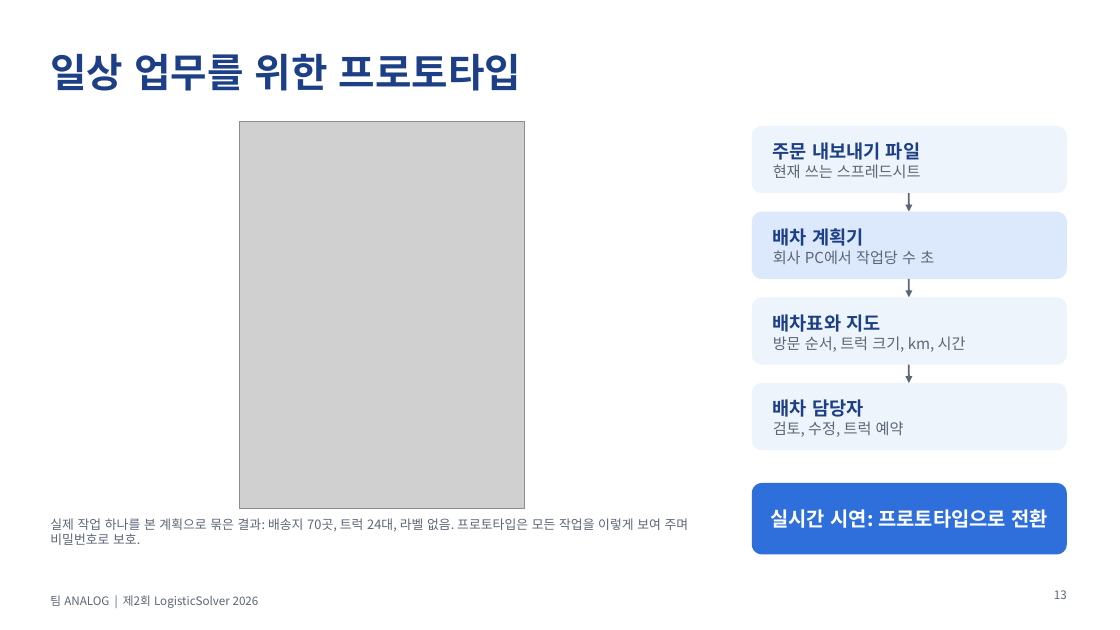
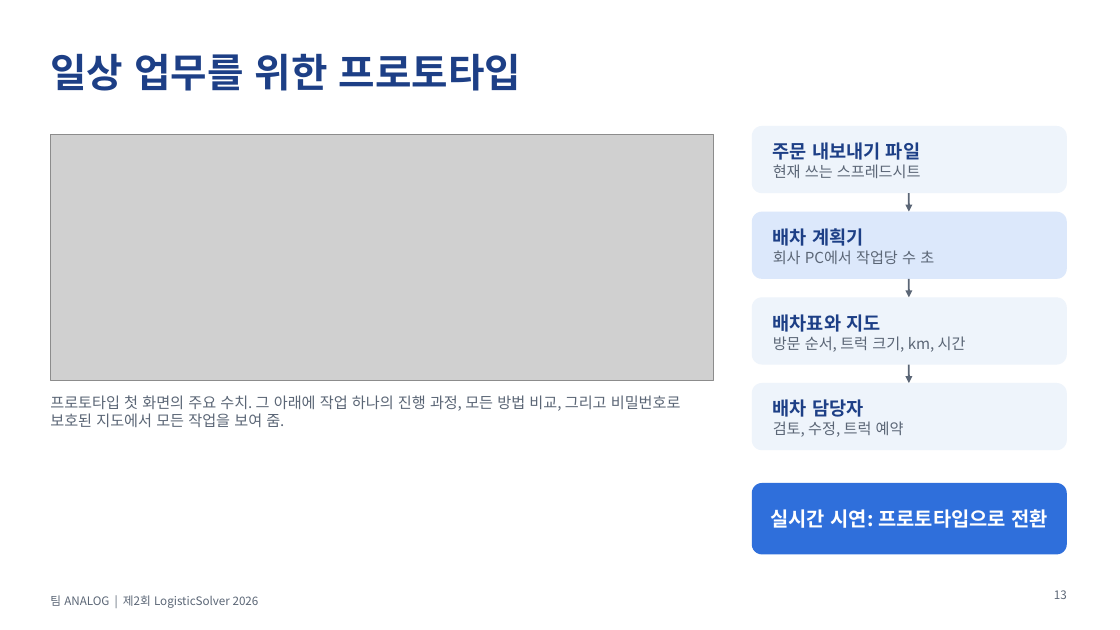
Before and after one commit to lexus-x/logistics, a slide deck: slide 13 of competition/build/ANALOG_LogisticSolver2026_Slides_KO.pptx. Drawn at 1120x630 pixels with LibreOffice and Linux fonts; fonts in the diff are those of the drawing; grey boxes stand for pictures. Boxes give left, top, right and bottom in pixels: in the first picture for what was removed or moved away, otherwise in the second. Text is boxed around its words. In the diff, an @@ line names an element or a change of style, - is before the commit and + after.

Commit message:
Slides and report: figures drawn for each medium, analysis, future work, references
- Slides (15): results and per-job figures in the prototype's look (English and Korean), analysis slide,
  conclusion and future work, references from the report, the prototype's own screen
- Report: the prototype as Figure 10, future work in section 12
- competition/webfigs: the slide figure kit

```diff
--- a/competition/build/ANALOG_LogisticSolver2026_Slides_KO.pptx
+++ b/competition/build/ANALOG_LogisticSolver2026_Slides_KO.pptx
@@ picture: place and size @@
-picture at box(239, 122, 525, 508)
+picture at box(50, 134, 714, 381)
@@ text at box(50, 395, 681, 427): text changed; size 11 to 13 pt @@
-실제 작업 하나를 본 계획으로 묶은 결과: 배송지 70곳, 트럭 24대, 라벨 없음. 프로토타입은 모든 작업을 이렇게 보여 주며 비밀번호로 보호.
+프로토타입 첫 화면의 주요 수치. 그 아래에 작업 하나의 진행 과정, 모든 방법 비교, 그리고 비밀번호로 보호된 지도에서 모든 작업을 보여 줌.
```
Also in this commit, not shown: 1 other slide changed, 3 slides added, 3 slides removed, 26 other files.
